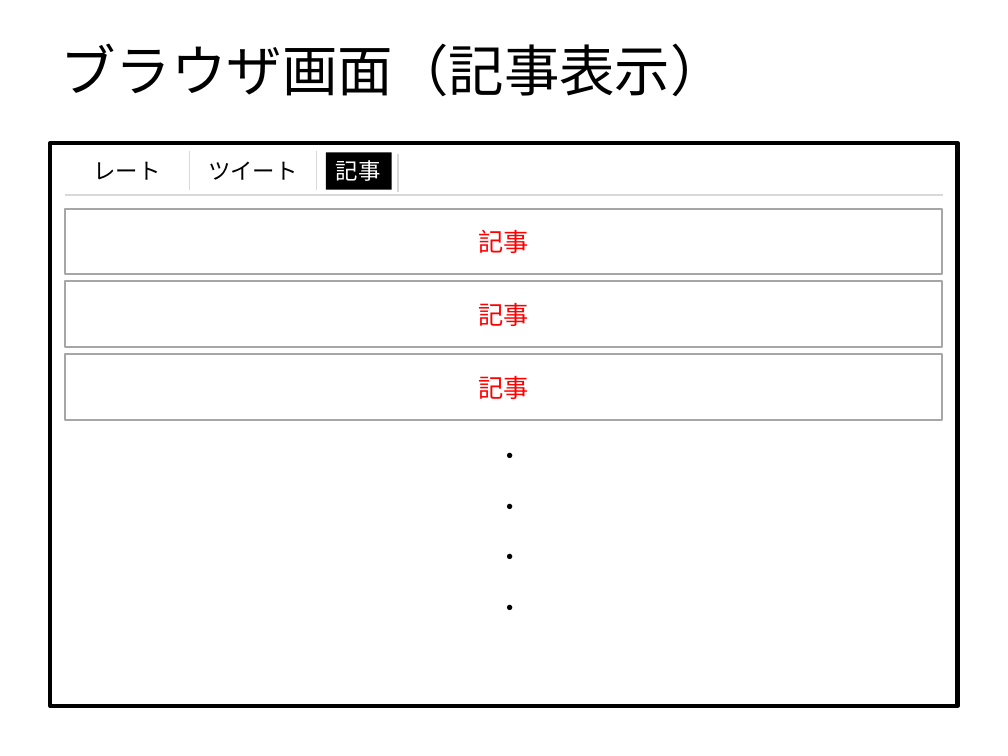
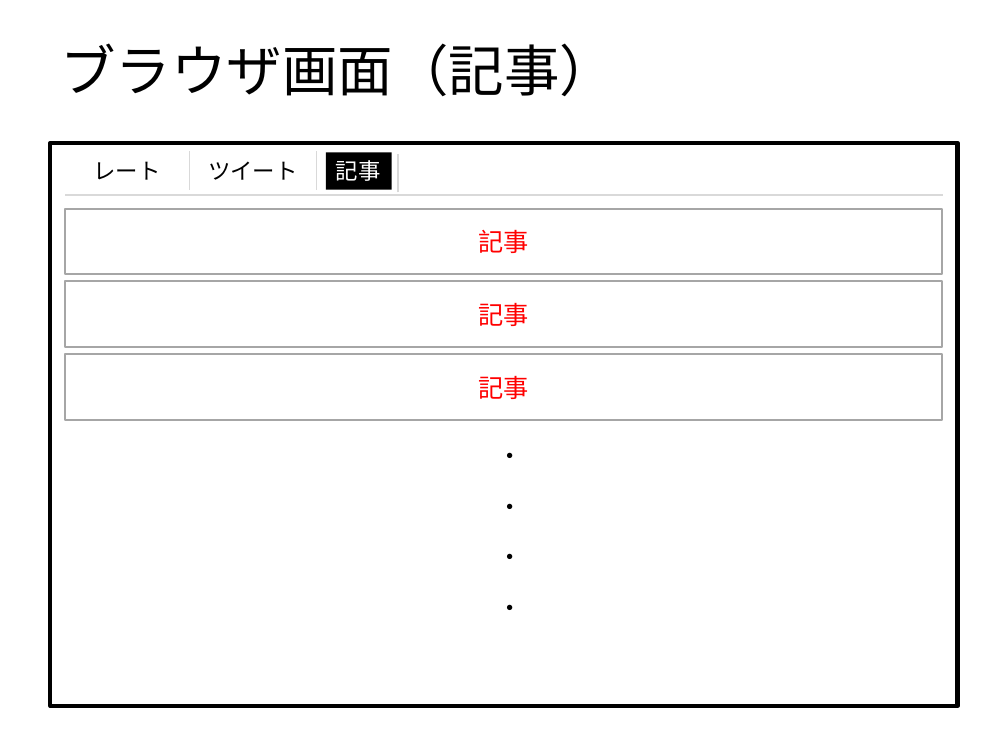
Before and after one commit to Leonis0813/chort, a slide deck: slide 6 of regulus/interface/ui.pptx (slide 4 before the commit). Drawn at 1008x756 pixels with LibreOffice and Linux fonts; fonts in the diff are those of the drawing. Boxes give left, top, right and bottom in pixels: in the first picture for what was removed or moved away, otherwise in the second. Text is boxed around its words. In the diff, an @@ line names an element or a change of style, - is before the commit and + after.

```diff
--- a/regulus/interface/ui.pptx
+++ b/regulus/interface/ui.pptx
@@ title at bbox=[60, 43, 614, 96]: text changed @@
-ブラウザ画面（記事表示）
+ブラウザ画面（記事）
```
Also in this commit, not shown: 4 other slides changed, 1 slide added, 1 other file.
